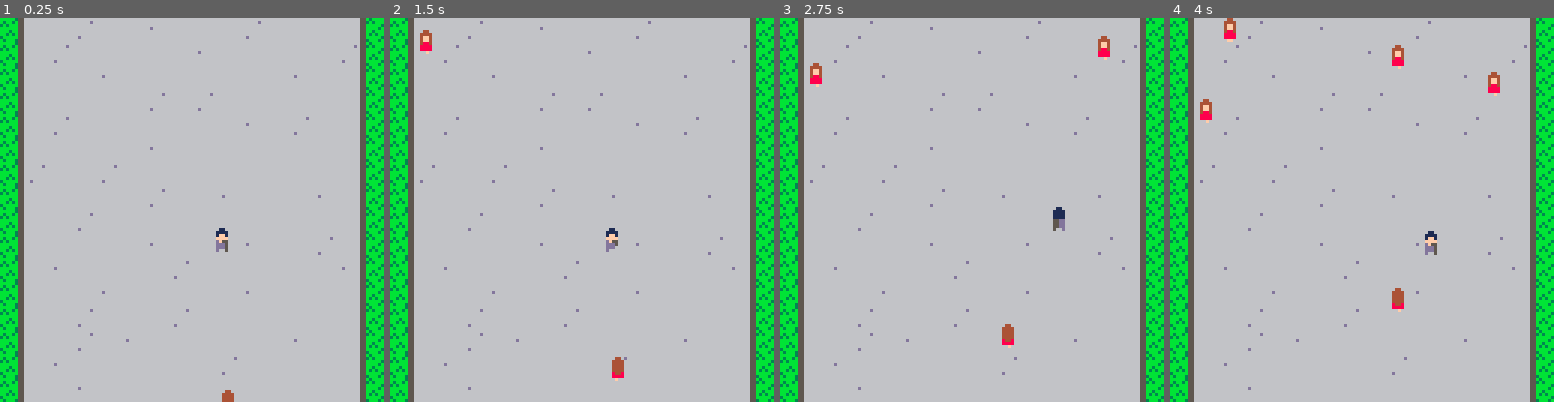
Above: before the commit, frames 1-4 (left to right).
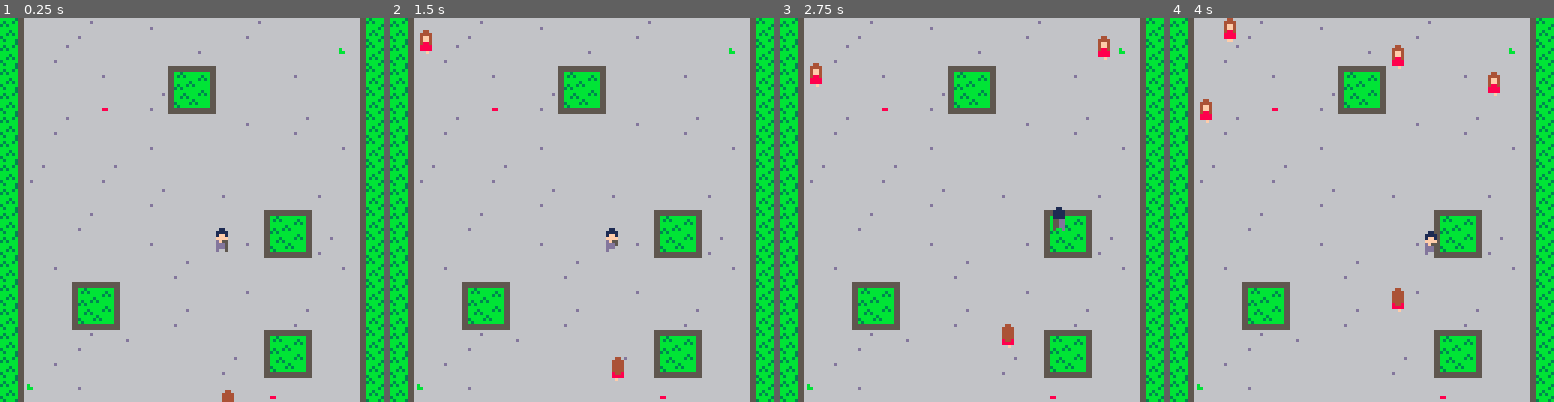
Above: after the commit, the same moments.

Repository: Wagomu056/SKing
Game: PICO-8 cartridge s-king.p8
Two runs of this game, one before a commit and one after it. Both use one fixed random seed, a clock stepped at 60 frames per second and the inputs below.
Inputs:
- Up to frame 1 (0.25 s): no input
- Up to frame 2 (1.5 s): tap O (Z key) at 0.7 s
- Up to frame 3 (2.75 s): hold Right 1.6-2.1 s; tap O (Z key) at 1.7, 2.1, 2.5 s; hold Up 2.15-2.42 s; hold Right from 2.47 s (still down)
- Up to frame 4 (4 s): tap O (Z key) at 2.9, 3.3, 3.7 s; release Right at 3.03 s; hold Left 3.08-3.58 s; hold Down 3.63-3.97 s

The runs differ from the first frame. In frame 1, 6.3% of the frame differs, in the area x 7-93%, y 7-100%; in frame 2, 6.3%; in frame 3, 6.2%; in frame 4, 6.3%.

Commit message:
障害物追加　仮

Diff:
--- a/s-king.p8
+++ b/s-king.p8
@@ -560,168 +560,168 @@
 
 
 __gff__
-0000000000000000000000000000000000000000000000000000000000000000000000000000000000000000000000000000000000000000000000000000000000000000000000000000000000000000000000000000000000000000000000000000000000000000000000000000000000000000000000000000000000000000
+0000000000000000000000000000000000000000000000000000000000000000000000000000000000000000000000000000000000000000000000000000000001010000000000000000000000000000000000000000000000000000000000000000000000000000000000000000000000000000000000000000000000000000
 0000000000000000000000000000000000000000000000000000000000000000000000000000000000000000000000000000000000000000000000000000000000000000000000000000000000000000000000000000000000000000000000000000000000000000000000000000000000000000000000000000000000000000
 __map__
 4070705070706070707050707070704100000000000000000000000000000000000000000000000000000000000000000000000000000000000000000000000000000000000000000000000000000000000000000000000000000000000000000000000000000000000000000000000000000000000000000000000000000000
-4070507070707070607070707070504100000000000000000000000000000000000000000000000000000000000000000000000000000000000000000000000000000000000000000000000000000000000000000000000000000000000000000000000000000000000000000000000000000000000000000000000000000000
-4070707060707070707070706070704100000000000000000000000000000000000000000000000000000000000000000000000000000000000000000000000000000000000000000000000000000000000000000000000000000000000000000000000000000000000000000000000000000000000000000000000000000000
-4070707070705070507070707070704100000000000000000000000000000000000000000000000000000000000000000000000000000000000000000000000000000000000000000000000000000000000000000000000000000000000000000000000000000000000000000000000000000000000000000000000000000000
+4070507070707070607070707070614100000000000000000000000000000000000000000000000000000000000000000000000000000000000000000000000000000000000000000000000000000000000000000000000000000000000000000000000000000000000000000000000000000000000000000000000000000000
+4070707060707042437070706070704100000000000000000000000000000000000000000000000000000000000000000000000000000000000000000000000000000000000000000000000000000000000000000000000000000000000000000000000000000000000000000000000000000000000000000000000000000000
+4070707051705052537070707070704100000000000000000000000000000000000000000000000000000000000000000000000000000000000000000000000000000000000000000000000000000000000000000000000000000000000000000000000000000000000000000000000000000000000000000000000000000000
 4070507070707070707060705070704100000000000000000000000000000000000000000000000000000000000000000000000000000000000000000000000000000000000000000000000000000000000000000000000000000000000000000000000000000000000000000000000000000000000000000000000000000000
-4070707070706070707070707070704100000000000000000000000000000000000000000000000000000000000000000000000000000000000000000000000000000000000000000000000000000000000000000000000000000000000000000000000000000000000000000000000000000000000000000000000000000000
+4070707070706070707070707070604100000000000000000000000000000000000000000000000000000000000000000000000000000000000000000000000000000000000000000000000000000000000000000000000000000000000000000000000000000000000000000000000000000000000000000000000000000000
 4050707050707070707070707070704100000000000000000000000000000000000000000000000000000000000000000000000000000000000000000000000000000000000000000000000000000000000000000000000000000000000000000000000000000000000000000000000000000000000000000000000000000000
 4070707070705070706070707060704100000000000000000000000000000000000000000000000000000000000000000000000000000000000000000000000000000000000000000000000000000000000000000000000000000000000000000000000000000000000000000000000000000000000000000000000000000000
-4070705070707070707070707070704100000000000000000000000000000000000000000000000000000000000000000000000000000000000000000000000000000000000000000000000000000000000000000000000000000000000000000000000000000000000000000000000000000000000000000000000000000000
-4070707070706070707060707050704100000000000000000000000000000000000000000000000000000000000000000000000000000000000000000000000000000000000000000000000000000000000000000000000000000000000000000000000000000000000000000000000000000000000000000000000000000000
+4070705070707070707070424370704100000000000000000000000000000000000000000000000000000000000000000000000000000000000000000000000000000000000000000000000000000000000000000000000000000000000000000000000000000000000000000000000000000000000000000000000000000000
+4070707070706070707060525350704100000000000000000000000000000000000000000000000000000000000000000000000000000000000000000000000000000000000000000000000000000000000000000000000000000000000000000000000000000000000000000000000000000000000000000000000000000000
 4070607070707050707070707070604100000000000000000000000000000000000000000000000000000000000000000000000000000000000000000000000000000000000000000000000000000000000000000000000000000000000000000000000000000000000000000000000000000000000000000000000000000000
-4070707060707070707060707070704100000000000000000000000000000000000000000000000000000000000000000000000000000000000000000000000000000000000000000000000000000000000000000000000000000000000000000000000000000000000000000000000000000000000000000000000000000000
-4070705070707050707070707070704100000000000000000000000000000000000000000000000000000000000000000000000000000000000000000000000000000000000000000000000000000000000000000000000000000000000000000000000000000000000000000000000000000000000000000000000000000000
-4070705070607070707070706070704100000000000000000000000000000000000000000000000000000000000000000000000000000000000000000000000000000000000000000000000000000000000000000000000000000000000000000000000000000000000000000000000000000000000000000000000000000000
-4070607070707070705070707070704100000000000000000000000000000000000000000000000000000000000000000000000000000000000000000000000000000000000000000000000000000000000000000000000000000000000000000000000000000000000000000000000000000000000000000000000000000000
-4070706070707070707070707070704100000000000000000000000000000000000000000000000000000000000000000000000000000000000000000000000000000000000000000000000000000000000000000000000000000000000000000000000000000000000000000000000000000000000000000000000000000000
-4060707070707070706070707070504100000000000000000000000000000000000000000000000000000000000000000000000000000000000000000000000000000000000000000000000000000000000000000000000000000000000000000000000000000000000000000000000000000000000000000000000000000000
-0000000000000000000000000000000000000000000000000000000000000000000000000000000000000000000000000000000000000000000000000000000000000000000000000000000000000000000000000000000000000000000000000000000000000000000000000000000000000000000000000000000000000000
-0000000000000000000000000000000000000000000000000000000000000000000000000000000000000000000000000000000000000000000000000000000000000000000000000000000000000000000000000000000000000000000000000000000000000000000000000000000000000000000000000000000000000000
-0000000000000000000000000000000000000000000000000000000000000000000000000000000000000000000000000000000000000000000000000000000000000000000000000000000000000000000000000000000000000000000000000000000000000000000000000000000000000000000000000000000000000000
-0000000000000000000000000000000000000000000000000000000000000000000000000000000000000000000000000000000000000000000000000000000000000000000000000000000000000000000000000000000000000000000000000000000000000000000000000000000000000000000000000000000000000000
-0000000000000000000000000000000000000000000000000000000000000000000000000000000000000000000000000000000000000000000000000000000000000000000000000000000000000000000000000000000000000000000000000000000000000000000000000000000000000000000000000000000000000000
-0000000000000000000000000000000000000000000000000000000000000000000000000000000000000000000000000000000000000000000000000000000000000000000000000000000000000000000000000000000000000000000000000000000000000000000000000000000000000000000000000000000000000000
-0000000000000000000000000000000000000000000000000000000000000000000000000000000000000000000000000000000000000000000000000000000000000000000000000000000000000000000000000000000000000000000000000000000000000000000000000000000000000000000000000000000000000000
-0000000000000000000000000000000000000000000000000000000000000000000000000000000000000000000000000000000000000000000000000000000000000000000000000000000000000000000000000000000000000000000000000000000000000000000000000000000000000000000000000000000000000000
-0000000000000000000000000000000000000000000000000000000000000000000000000000000000000000000000000000000000000000000000000000000000000000000000000000000000000000000000000000000000000000000000000000000000000000000000000000000000000000000000000000000000000000
-0000000000000000000000000000000000000000000000000000000000000000000000000000000000000000000000000000000000000000000000000000000000000000000000000000000000000000000000000000000000000000000000000000000000000000000000000000000000000000000000000000000000000000
-0000000000000000000000000000000000000000000000000000000000000000000000000000000000000000000000000000000000000000000000000000000000000000000000000000000000000000000000000000000000000000000000000000000000000000000000000000000000000000000000000000000000000000
-0000000000000000000000000000000000000000000000000000000000000000000000000000000000000000000000000000000000000000000000000000000000000000000000000000000000000000000000000000000000000000000000000000000000000000000000000000000000000000000000000000000000000000
-0000000000000000000000000000000000000000000000000000000000000000000000000000000000000000000000000000000000000000000000000000000000000000000000000000000000000000000000000000000000000000000000000000000000000000000000000000000000000000000000000000000000000000
-0000000000000000000000000000000000000000000000000000000000000000000000000000000000000000000000000000000000000000000000000000000000000000000000000000000000000000000000000000000000000000000000000000000000000000000000000000000000000000000000000000000000000000
-0000000000000000000000000000000000000000000000000000000000000000000000000000000000000000000000000000000000000000000000000000000000000000000000000000000000000000000000000000000000000000000000000000000000000000000000000000000000000000000000000000000000000000
-…(130 lines of a section not shown)…
+4070704243707070707060707070704100000000000000000000000000000000000000000000000000000000000000000000000000000000000000000000000000000000000000000000000000000000000000000000000000000000000000000000000000000000000000000000000000000000000000000000000000000000
+4070705253707050707070705070704100000000000000000000000000000000000000000000000000000000000000000000000000000000000000000000000000000000000000000000000000000000000000000000000000000000000000000000000000000000000000000000000000000000000000000000000000000000
+4070705070607070707070424370704100000000000000000000000000000000000000000000000000000000000000000000000000000000000000000000000000000000000000000000000000000000000000000000000000000000000000000000000000000000000000000000000000000000000000000000000000000000
+4070607070707070705070525370704100000000000000000000000000000000000000000000000000000000000000000000000000000000000000000000000000000000000000000000000000000000000000000000000000000000000000000000000000000000000000000000000000000000000000000000000000000000
+4061706070707070707070517070704100000000000000000000000000000000000000000000000000000000000000000000000000000000000000000000000000000000000000000000000000000000000000000000000000000000000000000000000000000000000000000000000000000000000000000000000000000000
+7171717171717171717171717171717171710000000000000000000000000000000000000000000000000000000000000000000000000000000000000000000000000000000000000000000000000000000000000000000000000000000000000000000000000000000000000000000000000000000000000000000000000000
+0000000000000000000000000000000000000000000000000000000000000000000000000000000000000000000000000000000000000000000000000000000000000000000000000000000000000000000000000000000000000000000000000000000000000000000000000000000000000000000000000000000000000000
+0000000000000000000000000000000000000000000000000000000000000000000000000000000000000000000000000000000000000000000000000000000000000000000000000000000000000000000000000000000000000000000000000000000000000000000000000000000000000000000000000000000000000000
+0000000000000000000000000000000000000000000000000000000000000000000000000000000000000000000000000000000000000000000000000000000000000000000000000000000000000000000000000000000000000000000000000000000000000000000000000000000000000000000000000000000000000000
+0000000000000000000000000000000000000000000000000000000000000000000000000000000000000000000000000000000000000000000000000000000000000000000000000000000000000000000000000000000000000000000000000000000000000000000000000000000000000000000000000000000000000000
+0000000000000000000000000000000000000000000000000000000000000000000000000000000000000000000000000000000000000000000000000000000000000000000000000000000000000000000000000000000000000000000000000000000000000000000000000000000000000000000000000000000000000000
+0000000000000000000000000000000000000000000000000000000000000000000000000000000000000000000000000000000000000000000000000000000000000000000000000000000000000000000000000000000000000000000000000000000000000000000000000000000000000000000000000000000000000000
+0000000000000000000000000000000000000000000000000000000000000000000000000000000000000000000000000000000000000000000000000000000000000000000000000000000000000000000000000000000000000000000000000000000000000000000000000000000000000000000000000000000000000000
+0000000000000000000000000000000000000000000000000000000000000000000000000000000000000000000000000000000000000000000000000000000000000000000000000000000000000000000000000000000000000000000000000000000000000000000000000000000000000000000000000000000000000000
+0000000000000000000000000000000000000000000000000000000000000000000000000000000000000000000000000000000000000000000000000000000000000000000000000000000000000000000000000000000000000000000000000000000000000000000000000000000000000000000000000000000000000000
+0000000000000000000000000000000000000000000000000000000000000000000000000000000000000000000000000000000000000000000000000000000000000000000000000000000000000000000000000000000000000000000000000000000000000000000000000000000000000000000000000000000000000000
+0000000000000000000000000000000000000000000000000000000000000000000000000000000000000000000000000000000000000000000000000000000000000000000000000000000000000000000000000000000000000000000000000000000000000000000000000000000000000000000000000000000000000000
+0000000000000000000000000000000000000000000000000000000000000000000000000000000000000000000000000000000000000000000000000000000000000000000000000000000000000000000000000000000000000000000000000000000000000000000000000000000000000000000000000000000000000000
+0000000000000000000000000000000000000000000000000000000000000000000000000000000000000000000000000000000000000000000000000000000000000000000000000000000000000000000000000000000000000000000000000000000000000000000000000000000000000000000000000000000000000000
+0000000000000000000000000000000000000000000000000000000000000000000000000000000000000000000000000000000000000000000000000000000000000000000000000000000000000000000000000000000000000000000000000000000000000000000000000000000000000000000000000000000000000000
+0000000000000000000000000000000000000000000000000000000000000000000000000000000000000000000000000000000000000000000000000000000000000000000000000000000000000000000000000000000000000000000000000000000000000000000000000000000000000000000000000000000000000000
+…(130 lines of a section not shown)…
Not shown, changed: 24 lines of the sprite sheet (__gfx__) section of s-king.p8
